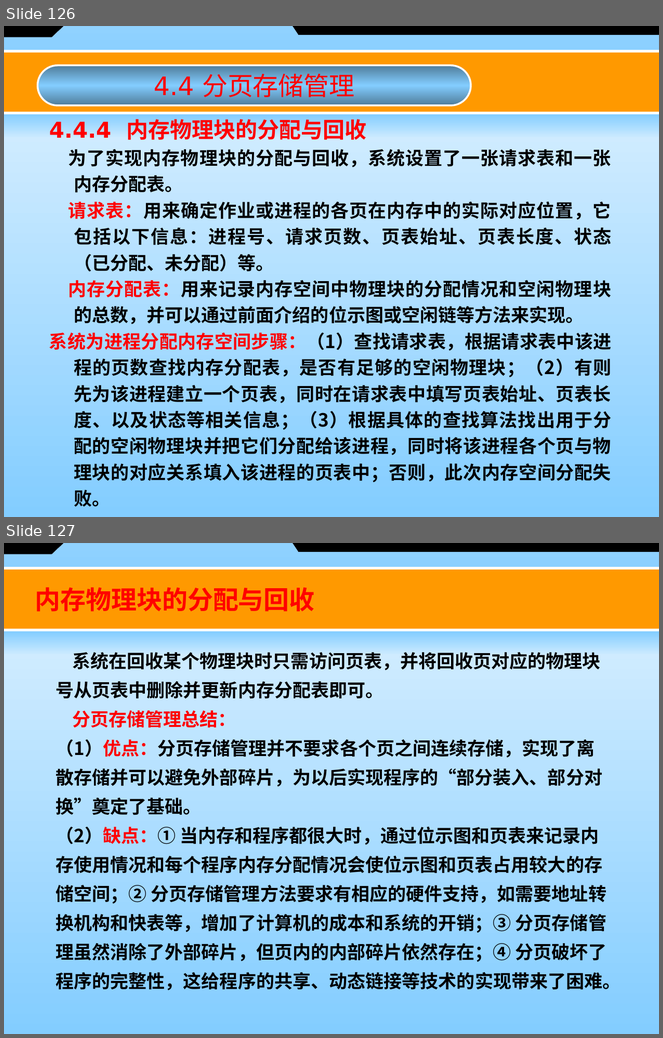
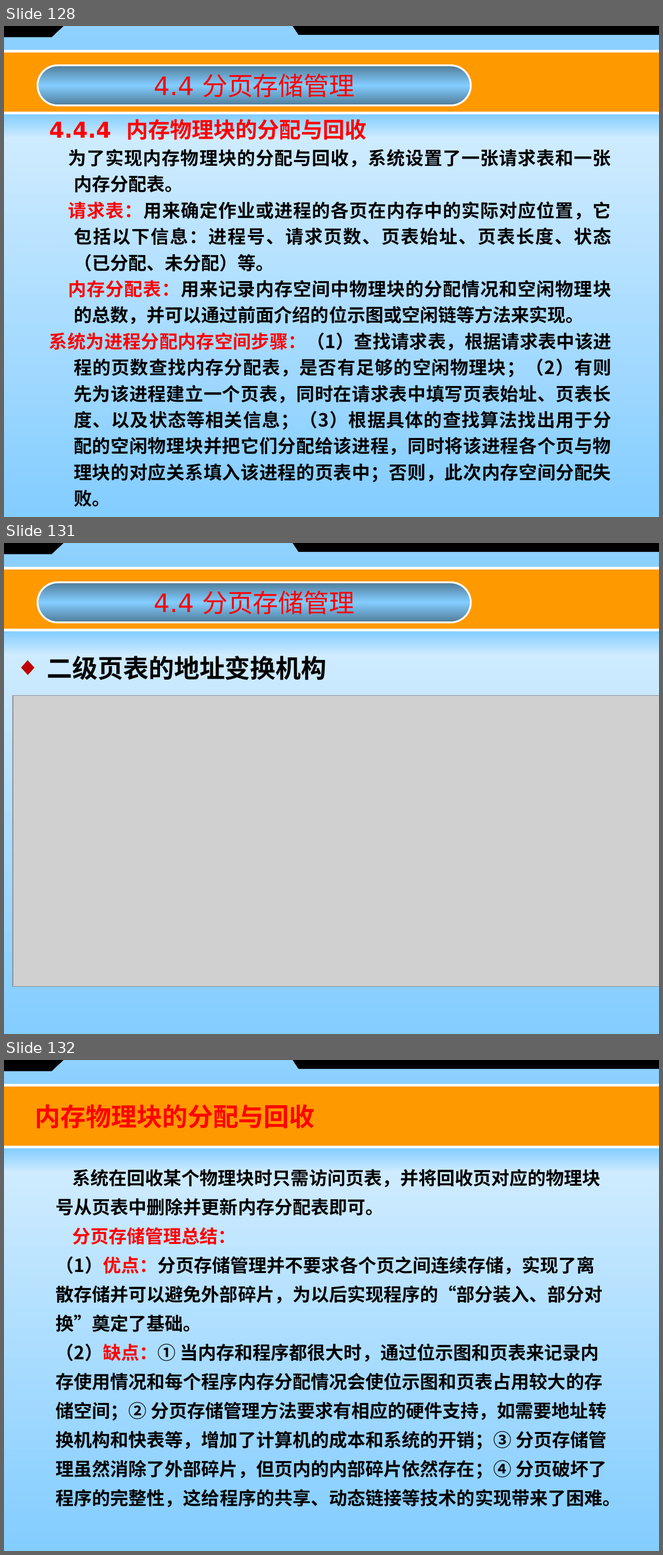
Before and after one commit to zeemeil/zeemeil.github.io, a slide deck: files/2025_2_OS/0930_OS_ch4_memory.pptx. Shown one above the other, each under a label of ours: slides 126 and 127 before the commit, slides 128, 131 and 132 after it; the slides between them are not shown. The pictures are 663x1038 and 663x1555 pixels, drawn with LibreOffice and Linux fonts; fonts in the diff are those of the drawing; grey boxes stand for pictures. Boxes give left, top, right and bottom in pixels: in the first picture for what was removed or moved away, otherwise in the second. Text is boxed around its words. In the diff, an @@ line names an element or a change of style, - is before the commit and + after.

```diff
--- a/files/2025_2_OS/0930_OS_ch4_memory.pptx
+++ b/files/2025_2_OS/0930_OS_ch4_memory.pptx
@@ slide 131 added at (x1=4, y1=543, x2=659, y2=1034), background #000000; not listed: 6 template elements that a slide beside it also shows @@
@@ rounded rectangle added at (x1=37, y1=583, x2=470, y2=622), fill gradient #6AA5CD to #83CDFF, outline #FFFFFF 2 pt, 28 pt, text #FF0000 @@
+4.4 分页存储管理
@@ text added at (x1=47, y1=656, x2=326, y2=680), 28 pt, text #000000, bold @@
+  ◆ 二级页表的地址变换机构
@@ picture added at (x1=12, y1=696, x2=659, y2=987) @@
@@ what was slide 126 is now slide 128 @@
@@ what was slide 127 is now slide 132 @@
```
Also in this commit, not shown: 1 slide changed, 5 other slides added, 4 other files.
